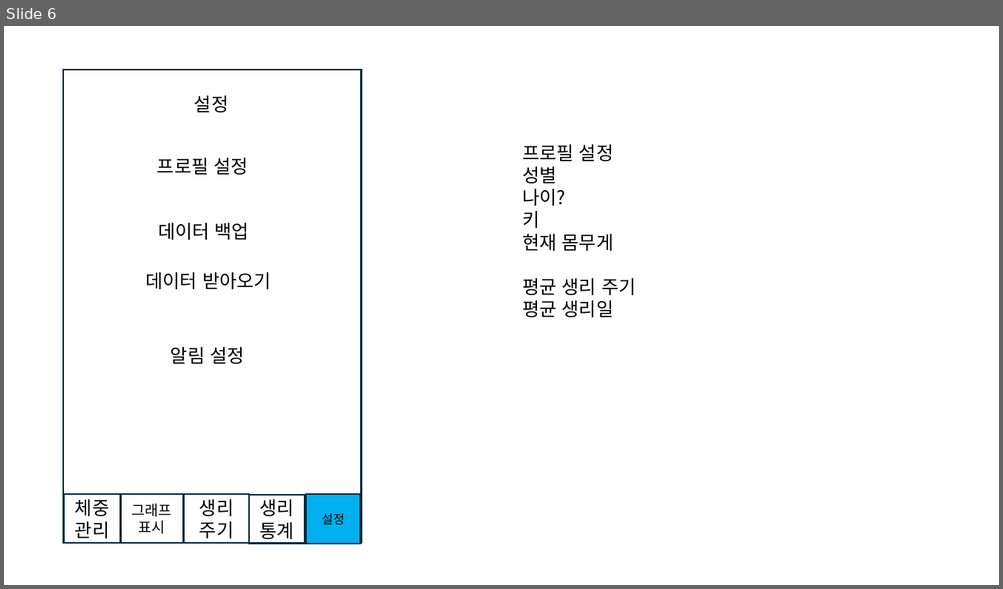
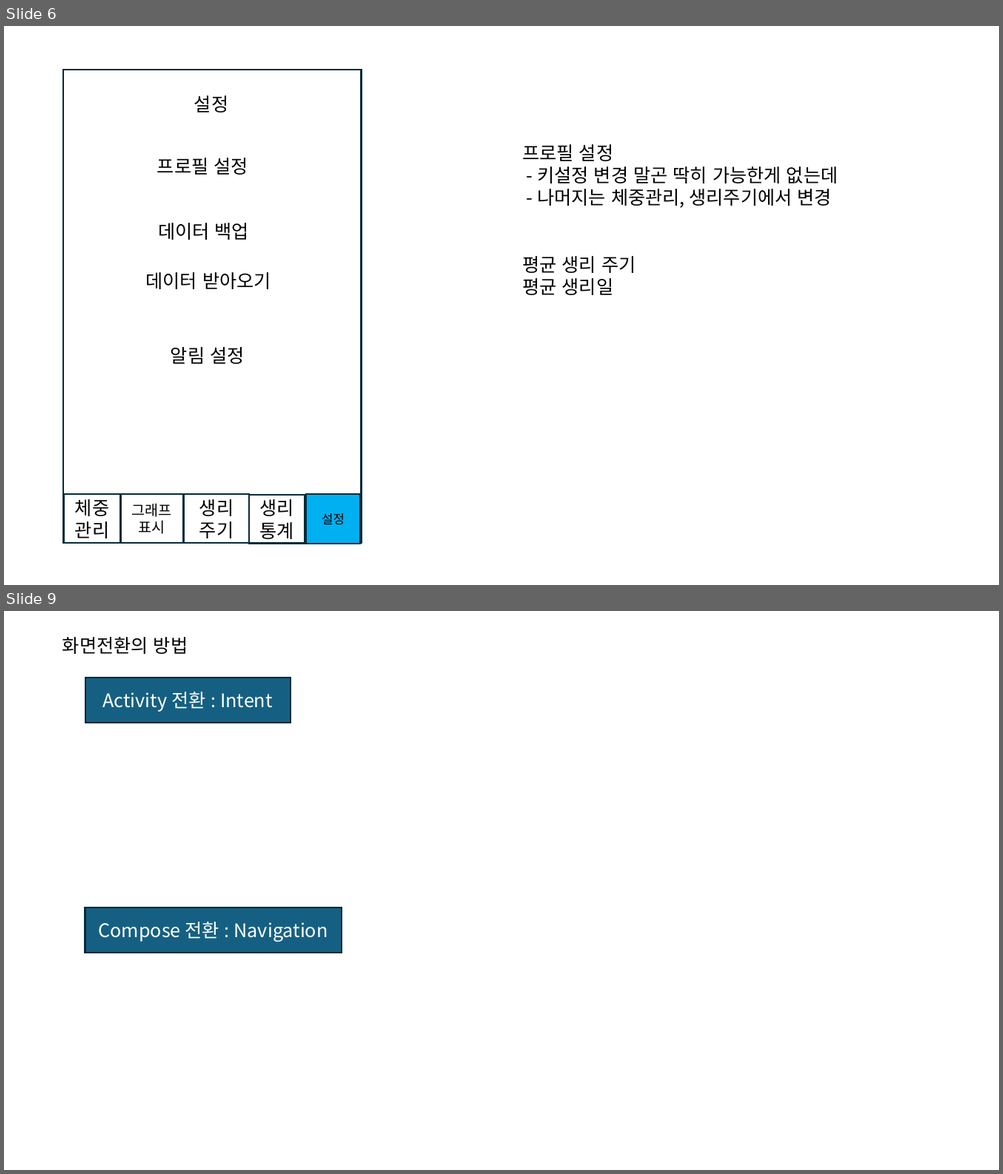
Before and after one commit to warmice8226/FemaleDataManagement, a slide deck: notion/UI 구상 및 기능 구현.pptx. Shown one above the other, each under a label of ours: slide 6 before the commit, slides 6 and 9 after it; the slides between them are not shown. The pictures are 1003x589 and 1003x1174 pixels, drawn with LibreOffice and Linux fonts; fonts in the diff are those of the drawing. Boxes give left, top, right and bottom in pixels: in the first picture for what was removed or moved away, otherwise in the second. Text is boxed around its words. In the diff, an @@ line names an element or a change of style, - is before the commit and + after.

Commit message:
기능구현방법 구체화

```diff
--- a/notion/UI 구상 및 기능 구현.pptx
+++ b/notion/UI 구상 및 기능 구현.pptx
@@ slide 9 added at (4,611,999,1170), background #FFFFFF @@
@@ text added at (62,637,188,654), 18 pt, text #000000 @@
+화면전환의 방법
@@ rectangle added at (85,678,290,723), fill #156082, outline #092A39 1.5 pt, 18 pt, text #FFFFFF @@
+Activity 전환 : Intent
@@ rectangle added at (85,908,341,954), fill #156082, outline #092A39 1.5 pt, 18 pt, text #FFFFFF @@
+Compose 전환 : Navigation
@@ slide 6 changed as well @@
@@ text at (537,167,838,208): text changed @@
-성별
-나이?
-키
-현재 몸무게
+- 키설정 변경 말곤 딱히 가능한게 없는데
+- 나머지는 체중관리, 생리주기에서 변경
```
Also in this commit, not shown: 5 other slides changed, 2 other slides added.
